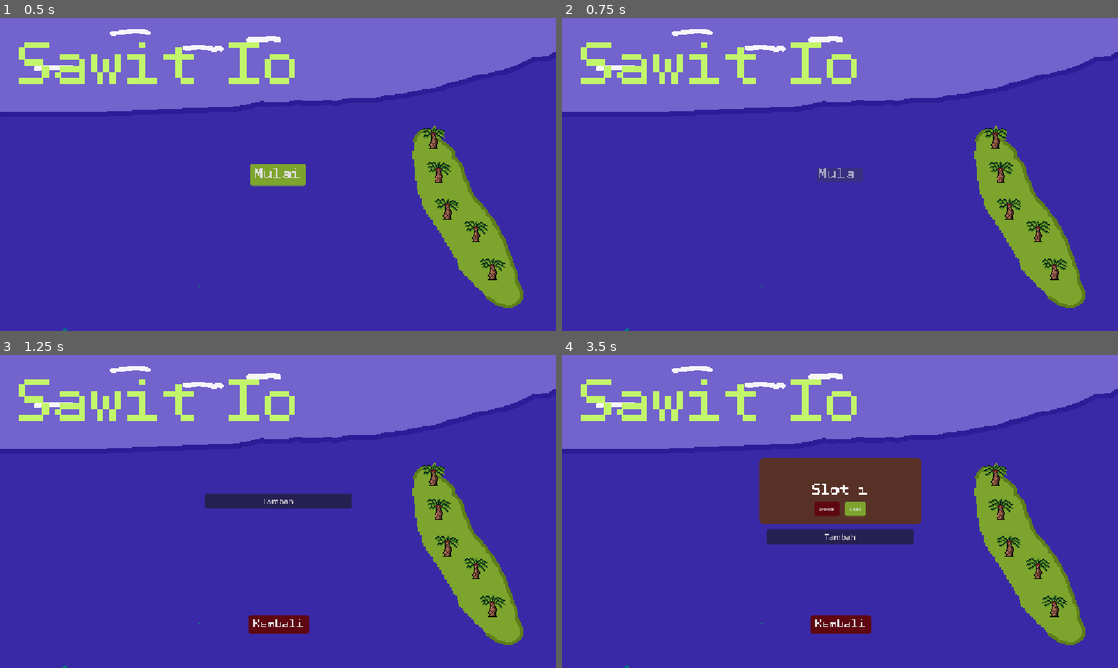
Above: before the commit, frames 1-4 (two rows, left to right).
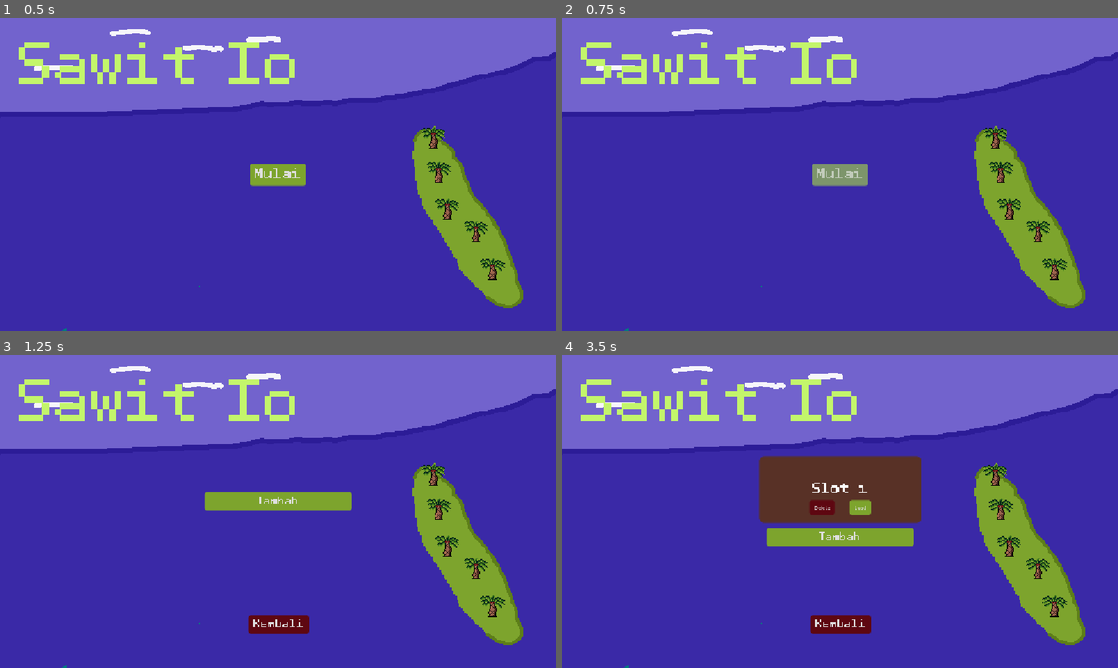
Above: after the commit, the same moments.

Repository: azizul987/Sawit-io
Game: Godot game, scene res://Scene/MainMenui.tscn
Same seed, same stepped clock (60 frames per second), same inputs: the game is played once before the commit and once after it.
Inputs:
- Up to frame 1 (0.5 s): no input
- Up to frame 2 (0.75 s): click "Mulai" at 0.5 s
- Up to frame 3 (1.25 s): no input
- Up to frame 4 (3.5 s): click "Tambah" at 1.25 s; click "Kembali" at 2 s; click "Mulai" at 2.75 s

Frame 1 is identical in both runs. In frame 2, 0.7% of the frame differs, in the area x 45-55%, y 46-54%; in frame 3, 1.6%; in frame 4, 2.3%, in the area x 35-65%, y 32-62%.

Commit message:
add  initial  poin

Diff:
--- a/Logic/Data Templete/Data/ress/updatedatabase.tres
+++ b/Logic/Data Templete/Data/ress/updatedatabase.tres
@@ -16,7 +16,6 @@
 price = 15.0
 icon = ExtResource("8_pohon")
 effect_type = 2
-current_level = 1
 max_level = 50
 metadata/_custom_type_script = "uid://g1tewc4pomil"
 
--- a/Logic/skrip/SaveManager.gd
+++ b/Logic/skrip/SaveManager.gd
@@ -11,11 +11,44 @@
 
 func create_new_slot(slot: int) -> void:
 	current_slot = slot
-	write_save_data({"point": 0})
+	write_save_data({"point": 20})
 
 
 func get_save_path() -> String:
 	return "user://save_slot_%d.json" % current_slot
+
+
+func get_all_slots() -> Array:
+	var slots := []
+	for i in range(1, 100):
+		var file_path = "user://save_slot_%d.json" % i
+		if FileAccess.file_exists(file_path):
+			var data := get_save_data(i)
+			data["slot"] = i
+			slots.append(data)
+	return slots
+
+
+func get_save_data(slot: int) -> Dictionary:
+	var path := "user://save_slot_%d.json" % slot
+	if not FileAccess.file_exists(path):
+		return {}
+
+	var file := FileAccess.open(path, FileAccess.READ)
+	var content := file.get_as_text()
+	var json := JSON.new()
+	var err := json.parse(content)
+	if err != OK:
+		return {}
+
+	var result := json.get_data()
+	if result is Dictionary:
+		return result
+	return {}
+
+
+func get_active_slot_display_text() -> String:
+	return "Slot %d" % current_slot
 
 
 func read_save_data() -> Dictionary:
@@ -40,8 +73,8 @@
 
 func save_game() -> void:
 	var data := read_save_data()
-
 	data["point"] = Point.point
+
 	data["skill_tree_camera"]={
 		"x":Point.skill_tree_camera.x,
 		"y":Point.skill_tree_camera.y,
@@ -57,6 +90,7 @@
 		"y":Point.TipeWilayahArray.y,
 		"z":Point.TipeWilayahArray.z
 	}
+
 	write_save_data(data)
 	#print("Point saved")
 
@@ -221,6 +255,12 @@
 
 func load_upgrades(db: UpgradeDatabase) -> void:
 	var u: Dictionary = read_save_data().get("upgrades", {})
-	for up in db.upgrades: if up and u.has(up.upgrade_name):
-		up.current_level = int(u[up.upgrade_name].level)
-		up.price = float(u[up.upgrade_name].price)
+	var c := ResourceLoader.load(db.resource_path, "", ResourceLoader.CACHE_MODE_IGNORE) as UpgradeDatabase
+	for i in db.upgrades.size():
+		var up := db.upgrades[i]; if not up: continue
+		if u.has(up.upgrade_name):
+			up.current_level = int(u[up.upgrade_name].level)
+			up.price = float(u[up.upgrade_name].price)
+		elif c and c.upgrades[i]:
+			up.current_level = c.upgrades[i].current_level
+			up.price = c.upgrades[i].price
--- a/Scene/MainMenui.tscn
+++ b/Scene/MainMenui.tscn
@@ -13,6 +13,28 @@
 [sub_resource type="FontVariation" id="FontVariation_judul"]
 base_font = ExtResource("1_k3gr3")
 spacing_space = -15
+
+[sub_resource type="StyleBoxFlat" id="StyleBoxFlat_43fsk"]
+content_margin_left = 10.0
+content_margin_top = 8.0
+content_margin_right = 10.0
+content_margin_bottom = 8.0
+bg_color = Color(0.4200751, 0.552707, 0.14945987, 1)
+corner_radius_top_left = 5
+corner_radius_top_right = 5
+corner_radius_bottom_right = 5
+corner_radius_bottom_left = 5
+
+[sub_resource type="StyleBoxFlat" id="StyleBoxFlat_y1wp1"]
+content_margin_left = 10.0
+content_margin_top = 8.0
+content_margin_right = 10.0
+content_margin_bottom = 8.0
+bg_color = Color(0.6772847, 0.88244843, 0.25703815, 1)
+corner_radius_top_left = 5
+corner_radius_top_right = 5
+corner_radius_bottom_right = 5
+corner_radius_bottom_left = 5
 
 [sub_resource type="Animation" id="Animation_k3gr3"]
 length = 0.93333334
@@ -190,6 +212,9 @@
 custom_minimum_size = Vector2(305, 31)
 layout_mode = 2
 size_flags_horizontal = 4
+theme_override_fonts/font = ExtResource("1_k3gr3")
+theme_override_font_sizes/font_size = 24
+theme_override_styles/normal = ExtResource("5_a0ht3")
 text = "Tambah"
 
 [node name="Kembali" type="Button" parent="CanvasLayer/SaveMenu" unique_id=690110870]
@@ -211,6 +236,7 @@
 text = "Kembali"
 
 [node name="Menu_Awal" type="Control" parent="CanvasLayer" unique_id=370296056]
+visible = false
 modulate = Color(1, 1, 1, 0)
 layout_mode = 3
 anchors_preset = 8
@@ -241,6 +267,8 @@
 theme_override_fonts/font = ExtResource("1_k3gr3")
 theme_override_font_sizes/font_size = 32
 theme_override_styles/normal = ExtResource("5_a0ht3")
+theme_override_styles/pressed = SubResource("StyleBoxFlat_43fsk")
+theme_override_styles/hover = SubResource("StyleBoxFlat_y1wp1")
 text = "Mulai"
 
 [node name="AnimationPlayer" type="AnimationPlayer" parent="." unique_id=1856931493]
--- a/Ui/Ui_Main.tscn
+++ b/Ui/Ui_Main.tscn
@@ -30,24 +30,6 @@
 
 [node name="CanvasLayer" type="CanvasLayer" parent="." unique_id=318238762]
 
-[node name="Point" type="Label" parent="CanvasLayer" unique_id=1156495602]
-anchors_preset = -1
-anchor_left = 0.019405723
-anchor_top = 0.035923753
-anchor_right = 0.09364517
-anchor_bottom = 0.10495499
-offset_left = 537.6446
-offset_top = 1.7214088
-offset_right = 537.64465
-offset_bottom = 1.721405
-theme_override_colors/font_color = Color(0.011087579, 0.011087578, 0.01108758, 1)
-theme_override_fonts/font = ExtResource("2_lr6hm")
-theme_override_font_sizes/font_size = 40
-text = "100"
-horizontal_alignment = 1
-vertical_alignment = 1
-metadata/_edit_use_anchors_ = true
-
 [node name="SkillTree" type="Control" parent="CanvasLayer" unique_id=1328300958]
 layout_mode = 3
 anchors_preset = 0
@@ -73,6 +55,34 @@
 offset_bottom = 116.0
 texture_normal = ExtResource("5_rkw7e")
 stretch_mode = 0
+
+[node name="Control" type="Control" parent="CanvasLayer" unique_id=2053636521]
+layout_mode = 3
+anchor_right = 0.6857639
+anchor_bottom = 1.0
+grow_horizontal = 2
+grow_vertical = 2
+metadata/_edit_use_anchors_ = true
+
+[node name="Point" type="Label" parent="CanvasLayer/Control" unique_id=1156495602]
+layout_mode = 1
+anchors_preset = 8
+anchor_left = 0.5
+anchor_top = 0.5
+anchor_right = 0.5
+anchor_bottom = 0.5
+offset_left = -36.0
+offset_top = -288.5
+offset_right = 36.0
+offset_bottom = -253.5
+grow_horizontal = 2
+grow_vertical = 2
+theme_override_colors/font_color = Color(0.011087579, 0.011087578, 0.01108758, 1)
+theme_override_fonts/font = ExtResource("2_lr6hm")
+theme_override_font_sizes/font_size = 40
+text = "100"
+horizontal_alignment = 1
+vertical_alignment = 1
 
 [node name="UpdateMenu" type="Control" parent="." unique_id=1103348269]
 layout_mode = 1
--- a/Ui/label.gd
+++ b/Ui/label.gd
@@ -1,6 +1,6 @@
 extends Control
 
-@onready var  skor=$CanvasLayer/Point
+@onready var  skor=$CanvasLayer/Control/Point
 @onready var skillshow=$"CanvasLayer/SkillTree/Change _Mode"
 # Called when the node enters the scene tree for the first time.
 
--- a/Ui/update_menu.gd
+++ b/Ui/update_menu.gd
@@ -23,7 +23,7 @@
 	if upgrade_database and map:
 		for u in upgrade_database.upgrades:
 			if u and u.upgrade_name == "Pohon Sawit":
-				for i in range(u.current_level - 1): map.spawn_pohon()
+				for i in range(u.current_level): map.spawn_pohon()
 
 
 func generate_upgrade_buttons() -> void:
--- a/styles/default_btn.tres
+++ b/styles/default_btn.tres
@@ -1,12 +1,12 @@
 [gd_resource type="StyleBoxFlat" format=3 uid="uid://bxc7x675qpy2t"]
 
 [resource]
+content_margin_left = 10.0
+content_margin_top = 8.0
+content_margin_right = 10.0
+content_margin_bottom = 8.0
 bg_color = Color(0.49019608, 0.6431373, 0.1764706, 1)
 corner_radius_top_left = 5
 corner_radius_top_right = 5
 corner_radius_bottom_right = 5
 corner_radius_bottom_left = 5
-expand_margin_left = 10.0
-expand_margin_top = 8.0
-expand_margin_right = 10.0
-expand_margin_bottom = 8.0
--- a/styles/warning_btn.tres
+++ b/styles/warning_btn.tres
@@ -1,12 +1,12 @@
 [gd_resource type="StyleBoxFlat" format=3 uid="uid://b6bgi5wq8fg25"]
 
 [resource]
+content_margin_left = 10.0
+content_margin_top = 8.0
+content_margin_right = 10.0
+content_margin_bottom = 8.0
 bg_color = Color(0.36862746, 0.02745098, 0.06666667, 1)
 corner_radius_top_left = 5
 corner_radius_top_right = 5
 corner_radius_bottom_right = 5
 corner_radius_bottom_left = 5
-expand_margin_left = 10.0
-expand_margin_top = 8.0
-expand_margin_right = 10.0
-expand_margin_bottom = 8.0
Not shown: 1 places in Scene/main.tscn that only renumber resources
